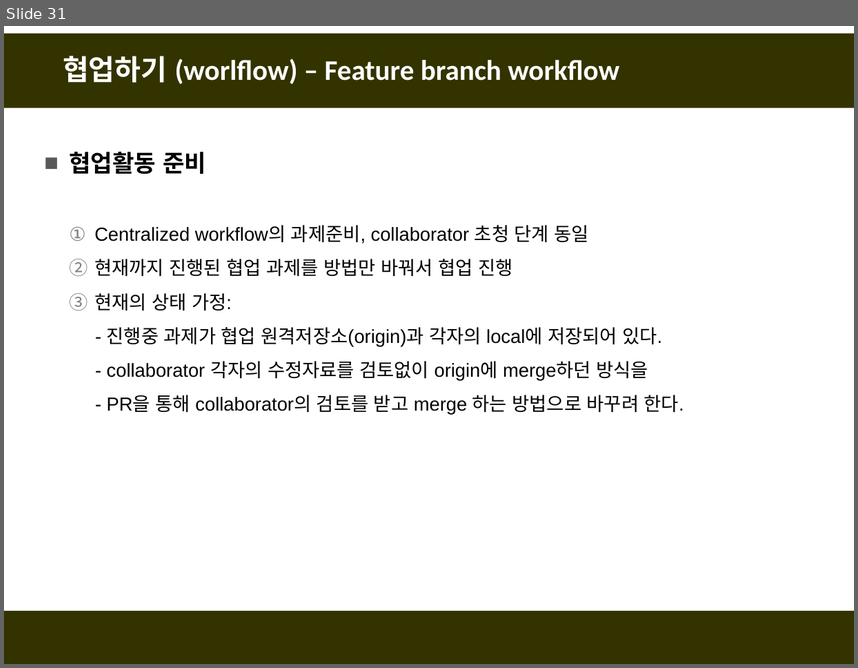
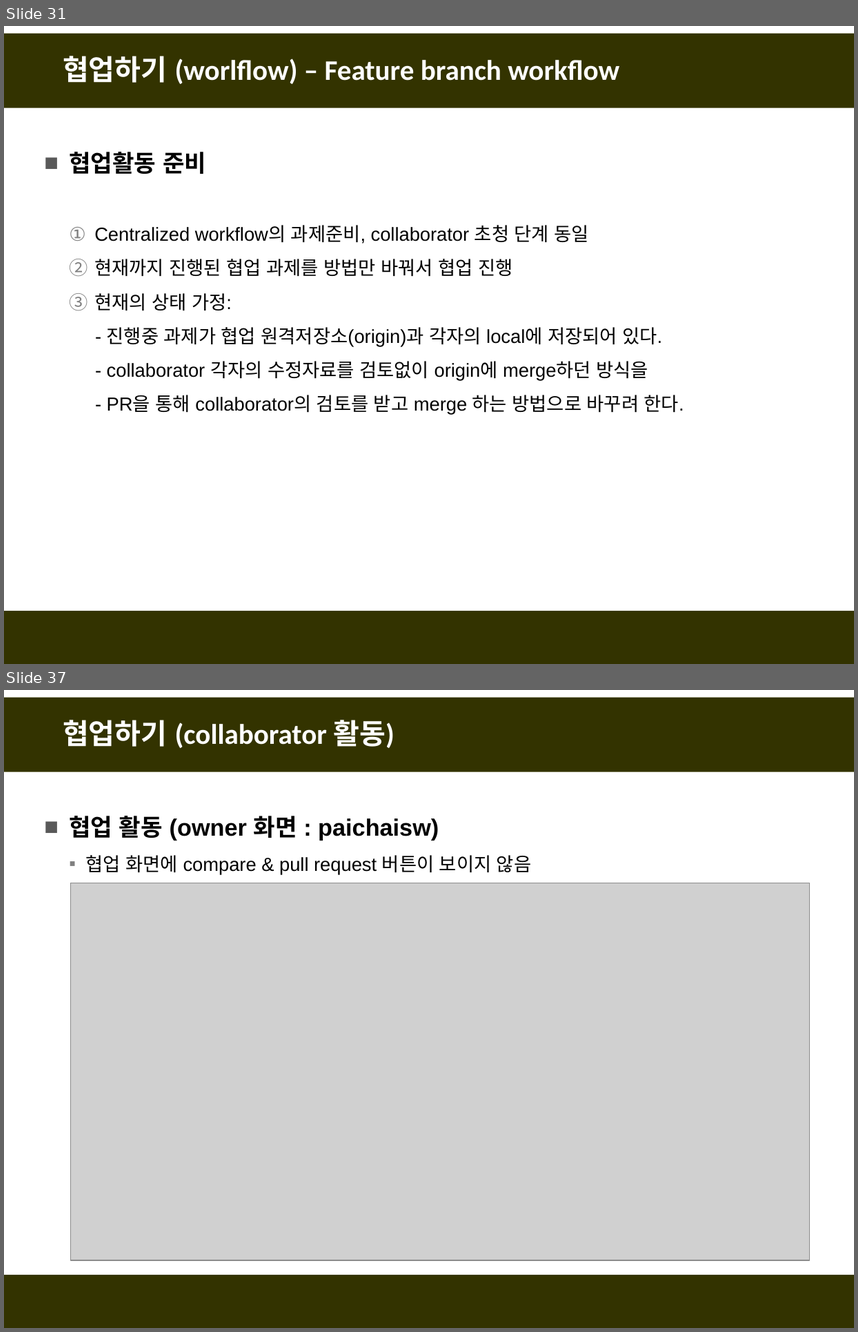
Before and after one commit to fasthill/github-lecture, a slide deck: git및github첫걸음4-협업하기.pptx. Shown one above the other, each under a label of ours: slide 31 before the commit, slides 31 and 37 after it; the slides between them are not shown. The pictures are 858x668 and 858x1332 pixels, drawn with LibreOffice and Linux fonts; fonts in the diff are those of the drawing; grey boxes stand for pictures. Boxes give left, top, right and bottom in pixels: in the first picture for what was removed or moved away, otherwise in the second. Text is boxed around its words. In the diff, an @@ line names an element or a change of style, - is before the commit and + after.

```diff
--- a/git및github첫걸음4-협업하기.pptx
+++ b/git및github첫걸음4-협업하기.pptx
@@ slide 37 added at <box>4,690,854,1328</box>, background #FFFFFF; not listed: 2 template elements that a slide beside it also shows @@
@@ title added at <box>63,720,394,748</box>, 24 pt, text #FFFFFF, bold @@
+협업하기 (collaborator 활동)
@@ text added at <box>69,816,531,875</box>, 16 pt, text #000000 @@
+■ 협업 활동 (owner 화면 : paichaisw)
+  ▪ 협업 화면에 compare & pull request 버튼이 보이지 않음
@@ picture added at <box>70,883,809,1261</box> @@
```
Also in this commit, not shown: 36 other slides added.
